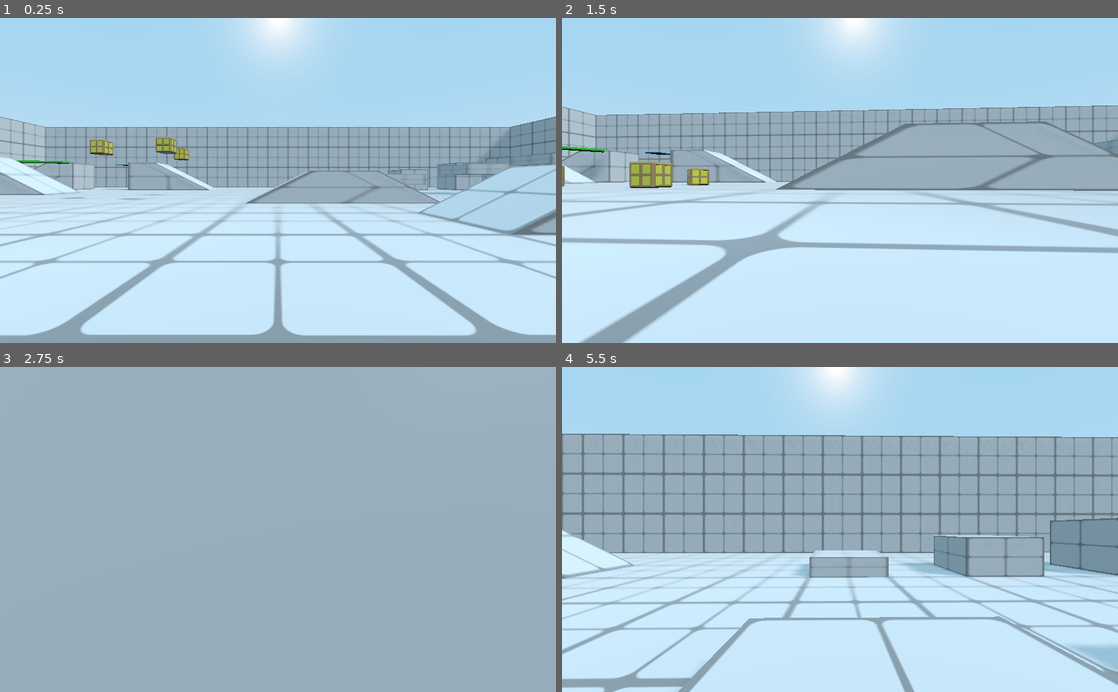
Above: before the commit, frames 1-4 (two rows, left to right).
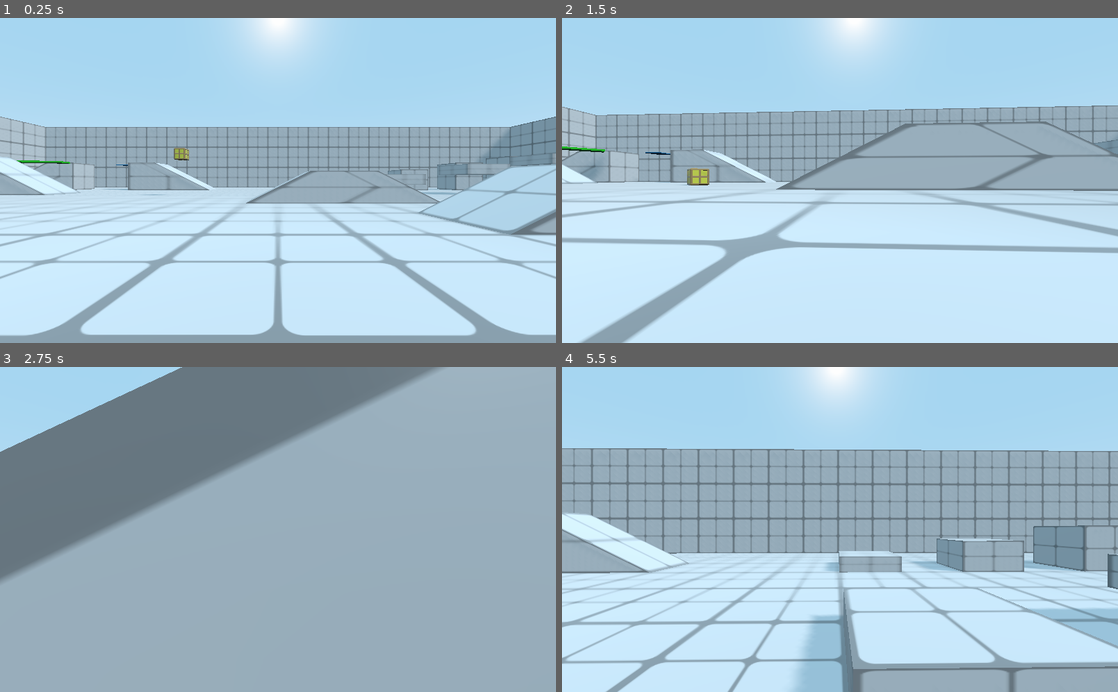
Above: after the commit, the same moments.

Repository: babypandabear3/bpb_fps_controller
Game: Godot game, scene res://demo/demo_scene.tscn
The game is run twice, just before and just after one commit, with the same random seed, the same clock (stepped at 60 frames per second) and the same inputs.
Inputs (mouse positions are in pixels of both pictures, inside the frame that each line leads up to):
- Up to frame 1 (0.25 s): no input
- Up to frame 2 (1.5 s): move the mouse to (867, 180) at 0.52 s; hold Shift (action_sprint) 0.53-1.28 s; hold W (movement_forward) from 0.53 s (still down); tap C (action_crouch_toggle) at 0.6 s; tap Space (movement_jump) at 0.77, 1.07 s; move the mouse to (812, 180) at 1.27 s; tap Shift (action_sprint) at 1.35 s
- Up to frame 3 (2.75 s): keep holding W (movement_forward); tap Space (movement_jump) at 1.52, 1.55, 1.82 s; move the mouse to (289, 523) at 2.02 s; hold Space (movement_jump) from 2.03 s (still down); tap C (action_crouch_toggle) at 2.3 s
- Up to frame 4 (5.5 s): keep holding W (movement_forward); move the mouse to (834, 536) at 2.77 s; release Space (movement_jump) at 2.78 s; tap E (action_activate) at 2.85 s; tap Space (movement_jump) at 3.02, 3.32, 4.52, 4.82 s; tap Shift (action_sprint) at 3.05 s; move the mouse to (878, 532) at 3.52 s; hold Space (movement_jump) 3.53-4.28 s; tap C (action_crouch_toggle) at 3.6, 4.55 s; move the mouse to (795, 526) at 4.27 s; click (795, 526) at 4.35 s; move the mouse to (845, 529) at 5.02 s; hold Shift (action_sprint) from 5.03 s (still down)

The runs differ from the first frame. In frame 1, 0.4% of the frame differs, in the area x 11-32%, y 36-56%; in frame 2, 0.6%; in frame 3, 26%; in frame 4, 32%, in the area x 0-100%, y 20-100%.

Commit message:
0.1.1

Diff:
--- a/demo/demo_scene.tscn
+++ b/demo/demo_scene.tscn
@@ -27,13 +27,13 @@
 transform = Transform( 1, 0, 0, 0, 1, 0, 0, 0, 1, -32, 3.8, -30 )
 
 [node name="Box-grabable" parent="testmap" instance=ExtResource( 5 )]
-transform = Transform( 1, 0, 0, 0, 1, 0, 0, 0, 1, -12.6022, 4, -16.6138 )
+transform = Transform( 1, 0, 0, 0, 1, 0, 0, 0, 1, -32.3771, 4, 27.512 )
 
 [node name="Box-grabable2" parent="testmap" instance=ExtResource( 5 )]
 transform = Transform( 1, 0, 0, 0, 1, 0, 0, 0, 1, -8.63308, 4, -20.8146 )
 
 [node name="Box-grabable3" parent="testmap" instance=ExtResource( 5 )]
-transform = Transform( 1, 0, 0, 0, 1, 0, 0, 0, 1, -7.52112, 4, -15.6794 )
+transform = Transform( 1, 0, 0, 0, 1, 0, 0, 0, 1, -15.9299, 4, 34.2927 )
 
 [node name="wind_tunnel" parent="testmap" instance=ExtResource( 6 )]
 transform = Transform( -4.37114e-08, 0, -1, 0, 1, 0, 1, 0, -4.37114e-08, -28, 2, 36.5 )
--- a/player_controller/Player.gd
+++ b/player_controller/Player.gd
@@ -10,6 +10,12 @@
 	WALLRUN,
 }
 
+enum BODY_HEIGHT_LIST {
+	STAND,
+	CROUCH,
+	UNCROUCHING
+}
+
 export (bool) var feat_crouching = true
 export (bool) var feat_climbing = true
 export (bool) var feat_slide = true
@@ -21,7 +27,8 @@
 export (float) var speed_h_max = 360
 export (float) var speed_acc = 30
 export (float) var speed_deacc = 50
-export (float) var sprint_modi_active = 1.5
+export (float) var sprint_modi = 1.5
+export (float) var crouch_modi = 0.6
 export (float) var coyote_time : float = 0.2
 export (float) var gravity_force = 30
 export (float) var gravity_acc = 20
@@ -33,7 +40,7 @@
 export (float) var slide_time = 1
 
 export (float) var throw_force = 10
-var body_height : String = "STAND"
+var body_height : int = BODY_HEIGHT_LIST.STAND
 
 var jump_skip_timer = 0
 var jump_skip_timeout = 0.1
@@ -214,10 +221,11 @@
 	return ret
 
 func body_height_crouch():
-	body_height = "CROUCH"
+	body_height = BODY_HEIGHT_LIST.CROUCH
 
 func body_height_stand():
-	body_height = "STAND"
+	body_height = BODY_HEIGHT_LIST.STAND
+	sprint_modifier = sprint_modi_nonactive
 
 func start_walk():
 	state = STATELIST.WALK
@@ -269,6 +277,8 @@
 		velocity_h = prev_vel_h * delta * speed_deacc
 	else:
 		#ACCELERATION
+		if body_height == BODY_HEIGHT_LIST.CROUCH:
+			sprint_modifier = crouch_modi
 		if velocity_h.length() > (speed_h_max * sprint_modifier * delta):
 			#SPEED LIMIT. IF GOING TOO FAST, MAKE HORIZONTAL VELOCITY VECTOR SHORTER / SLOWER
 			velocity_h = prev_vel_h * delta * speed_deacc
@@ -363,13 +373,13 @@
 
 	#TOGGLE CROUCH
 	if Input.is_action_just_pressed("action_crouch_toggle") and feat_crouching:
-		if body_height == "STAND":
+		if body_height == BODY_HEIGHT_LIST.STAND:
 			ap.play("CROUCH")
 		else:
-			body_height = "UNCROUCHING"
+			body_height = BODY_HEIGHT_LIST.UNCROUCHING
 
 	#UNCROUCHING LOGIC
-	if body_height == "UNCROUCHING":
+	if body_height == BODY_HEIGHT_LIST.UNCROUCHING:
 		if not ray_uncrouch.is_colliding(): #uncrouch if there's enough space above head
 			ap.play_backwards("CROUCH")
 
@@ -381,10 +391,10 @@
 	#SPRINT
 	if Input.is_action_pressed("action_sprint"):
 		sprint_enabled = true
-		sprint_modifier = sprint_modi_active
+		sprint_modifier = sprint_modi
 
 		#SLIDE
-		if body_height == "STAND" and Input.is_action_just_pressed("action_crouch_toggle") and feat_slide:
+		if body_height == BODY_HEIGHT_LIST.STAND and Input.is_action_just_pressed("action_crouch_toggle") and feat_slide:
 			start_slide()
 
 		#WALLRUN
@@ -396,7 +406,7 @@
 	state = STATELIST.CLIMB
 	climb_target = ray_climb3.get_collision_point()
 	climb_timer = climb_timeout
-	if body_height != "CROUCH":
+	if body_height != BODY_HEIGHT_LIST.CROUCH:
 		ap.play("CROUCH")
 
 
@@ -454,7 +464,7 @@
 	state = STATELIST.SLIDE
 
 func do_slide(delta):
-	sprint_modifier = sprint_modi_active
+	sprint_modifier = sprint_modi
 	if velocity_h.length() > (speed_h_max * sprint_modifier * delta):
 		#SPEED LIMIT. IF GOING TOO FAST, MAKE HORIZONTAL VELOCITY VECTOR SHORTER / SLOWER
 		velocity_h *= 0.88
@@ -509,7 +519,7 @@
 		start_walk()
 		return
 	var normal = get_slide_collision(0).normal
-	sprint_modifier = sprint_modi_active
+	sprint_modifier = sprint_modi
 	if velocity_h.length() > (speed_h_max * sprint_modifier * delta):
 		#SPEED LIMIT. IF GOING TOO FAST, MAKE HORIZONTAL VELOCITY VECTOR SHORTER / SLOWER
 		velocity_h *= 0.88
--- a/player_controller/Player.tscn
+++ b/player_controller/Player.tscn
@@ -124,6 +124,7 @@
 script = ExtResource( 1 )
 
 [node name="fps_camera" type="Camera" parent="rotation_helper/eye_position/SmoothMove3D"]
+far = 200.0
 
 [node name="AnimationPlayer" type="AnimationPlayer" parent="."]
 anims/CROUCH = SubResource( 2 )
